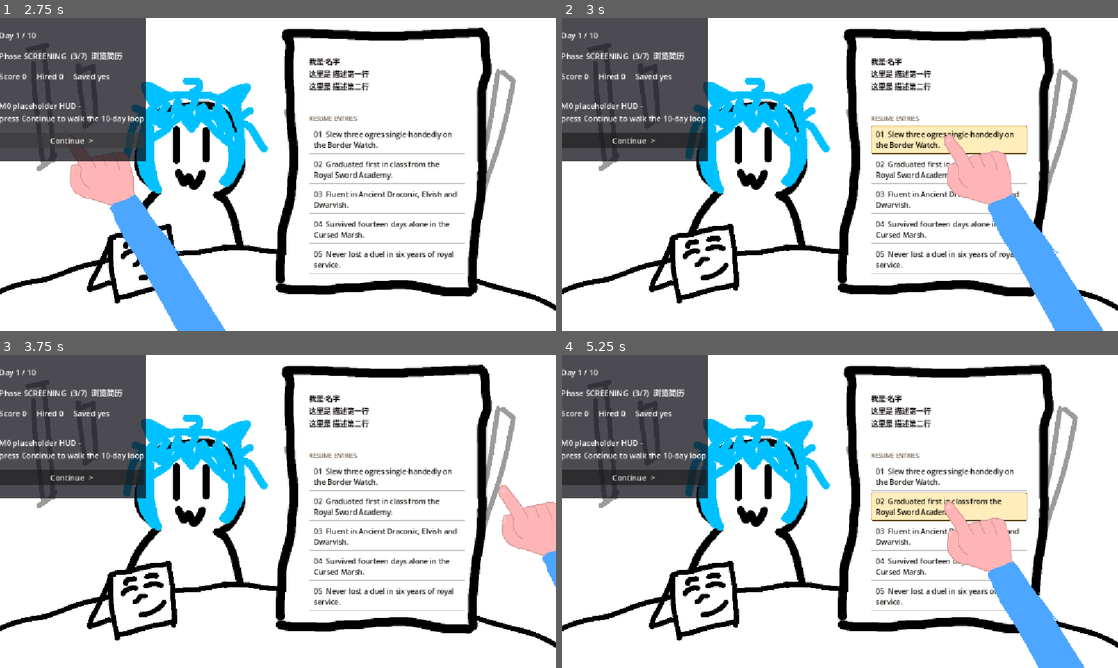
Above: before the commit, frames 1-4 (two rows, left to right).
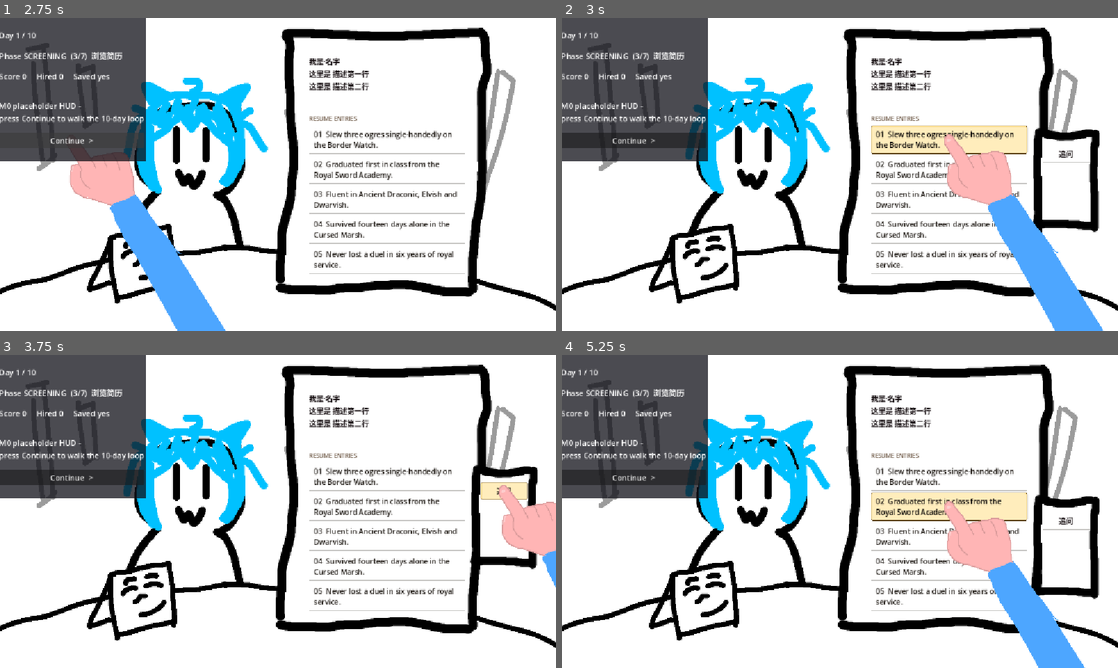
Above: after the commit, the same moments.

Repository: Dilute-l/projectYuusha
Game: Godot game, scene res://scenes/menu/main_menu.tscn
The game is run twice, just before and just after one commit, with the same random seed, the same clock (stepped at 60 frames per second) and the same inputs.
Inputs (mouse positions are in pixels of both pictures, inside the frame that each line leads up to):
- Up to frame 1 (2.75 s): click (144, 146) at 0.5 s; click "Continue >" at 1.25 s; click "Continue >" at 2 s
- Up to frame 2 (3 s): click "01 Slew three ogres single-ha…" at 2.75 s
- Up to frame 3 (3.75 s): click (505, 489) at 3.5 s, where only the run after the commit has a clickable "追问"
- Up to frame 4 (5.25 s): click "01 Slew three ogres single-ha…" at 4.25 s; click "02 Graduated first in class f…" at 5 s

Frame 1 is identical in both runs. In frame 2, 1.8% of the frame differs, in the area x 84-97%, y 35-69%; in frame 3, 1.7%; in frame 4, 1.5%.

Commit message:
简历追问菜单

Diff:
--- a/scenes/day/interview/resume/resume.gd
+++ b/scenes/day/interview/resume/resume.gd
@@ -50,15 +50,30 @@
 @onready var _info_label: Label = $Paper/Rows/HeaderInfo
 @onready var _caption_label: Label = $Paper/Rows/EntriesCaption
 @onready var _token_list: VBoxContainer = $Paper/Rows/TokenList
+@onready var _token_menu: ResumeTokenMenu = $TokenMenu
 
 
 func _ready() -> void:
+	# interview.gd 会按阶段把本节点整块显隐（_apply_phase_visuals）。
+	# 父节点隐藏时子节点只是不画，菜单自己的 visible 还是 true —— 再回到招人阶段就会「诈尸」。
+	# 所以本节点一被藏起来就顺手把菜单收掉。
+	if not visibility_changed.is_connected(_on_visibility_changed):
+		visibility_changed.connect(_on_visibility_changed)
 	_apply_placeholder()
+
+
+func _on_visibility_changed() -> void:
+	if not is_visible_in_tree() and _token_menu != null:
+		_token_menu.close()
 
 
 ## 铺一整份简历。M1 接上候选人数据后由调用方拿 candidate.resume 喂进来。
 ## descriptions 里每一条 = 一条 ResumeEntry.description（§3.2）。
 func set_entries(descriptions: Array) -> void:
+	# 换一批词条时先把菜单收起来：它正锚着的那条可能马上就被隐藏/换内容了
+	if _token_menu != null:
+		_token_menu.close()
+
 	# 场景里预摆了 5 个 ResumeToken 实例：编辑器一打开就能看到真实版面。
 	# 数据条数和预摆数对不上时按数据走 —— 多的现场新建，富余的隐藏，
 	# 所以「若干项」都能撑住，不用改场景。
@@ -73,6 +88,7 @@
 			token.name = "ResumeToken%d" % (i + 1)
 			_token_list.add_child(token)
 		token.set_entry(i, String(descriptions[i]))
+		_connect_token(token)
 
 	for i in range(descriptions.size(), placed.size()):
 		(placed[i] as Control).visible = false
@@ -84,6 +100,38 @@
 	_info_label.text = text
 
 
+# ---- 词条菜单 ---------------------------------------------------------------
+
+
+## 每条词条都要接上 —— 新现场 instantiate() 出来的那些也要，所以放在 set_entries 里逐条接。
+func _connect_token(token: ResumeToken) -> void:
+	if not token.selected.is_connected(_on_token_selected):
+		token.selected.connect(_on_token_selected)
+
+
+## 点了某一条词条 → 在它旁边弹出菜单（§6.2 的第一步）。
+## 菜单里目前只有一个不接后续的「追问」，见 resume_token_menu.gd。
+func _on_token_selected(entry_index: int) -> void:
+	var token := _token_list.get_child(entry_index) as Control
+	if token == null or not token.visible:
+		return
+	_token_menu.open_for(token, entry_index)
+
+
+## 菜单开着的时候：点菜单外面 = 收起，Esc = 收起。
+## 这里**故意不吃掉鼠标事件** —— 点到别的词条上时那条词条还得正常收到 pressed，
+## 于是菜单会顺势挪到新词条旁边，这正是想要的手感。
+func _input(event: InputEvent) -> void:
+	if _token_menu == null or not _token_menu.is_open():
+		return
+	if event is InputEventMouseButton and event.pressed:
+		if not _token_menu.get_global_rect().has_point(event.position):
+			_token_menu.close()
+	elif event.is_action_pressed("ui_cancel"):
+		_token_menu.close()
+		get_viewport().set_input_as_handled()
+
+
 # ---- 占位数据 ---------------------------------------------------------------
 
 func _apply_placeholder() -> void:
--- a/scenes/day/interview/resume/resume.tscn
+++ b/scenes/day/interview/resume/resume.tscn
@@ -3,6 +3,7 @@
 [ext_resource type="Script" uid="uid://7phbtsuitjkn" path="res://scenes/day/interview/resume/resume.gd" id="1_w6vme"]
 [ext_resource type="Texture2D" uid="uid://dhmx2jff8wa2f" path="res://assets/art/interview/resume_page_phd.png" id="2_vnthk"]
 [ext_resource type="PackedScene" uid="uid://c30g1ll4c2ch5" path="res://scenes/day/interview/resume/resume_token.tscn" id="3_yu2w1"]
+[ext_resource type="PackedScene" path="res://scenes/day/interview/resume/resume_token_menu.tscn" id="4_menu"]
 
 [node name="Resume" type="Control" unique_id=429165533]
 layout_mode = 3
@@ -73,3 +74,9 @@
 [node name="ResumeToken5" parent="Paper/Rows/TokenList" unique_id=793925309 instance=ExtResource("3_yu2w1")]
 layout_mode = 2
 text = "05  Never lost a duel in six years of royal service."
+
+[node name="TokenMenu" parent="." instance=ExtResource("4_menu")]
+visible = false
+layout_mode = 0
+offset_right = 145.0
+offset_bottom = 223.0
--- /dev/null
+++ b/scenes/day/interview/resume/resume_token_menu.gd
@@ -0,0 +1,101 @@
+class_name ResumeTokenMenu
+extends Control
+
+## 点开某一条简历词条后弹出的小菜单（ARCHITECTURE.md §4 / §6.2）。
+##
+## 现在里面**只有一个「追问」按钮**，而且这个按钮点了没有任何后续 ——
+## §6.2 的「先给 question、再展开 answer」留到 M2。这里沿用和 resume_token 一样的
+## 做法：把 ask_requested 信号按架构预留好并照常 emit，但 resume.gd 目前不订阅它，
+## 所以「点追问 = 什么都不发生」是当前阶段的既定行为，不是漏了。
+##
+## ── 画布适配 ─────────────────────────────────────────────────────────────
+## 1) 面板**按纹理原生尺寸摆，不拉伸**。手绘边框拉变形会很难看；窗口缩放这件事
+##    由 project.godot 的 stretch/mode=canvas_items 统一负责，不需要在这里再缩一遍。
+## 2) 位置不是写死的：open_for() 现算词条的 global rect 再摆；
+##    aspect=expand 下画布会随窗口比例变大变小，所以还监听 viewport 的 size_changed
+##    重算一次 —— 先贴右边，右边放不下翻到左边，最后整体夹进画布，任何尺寸都不被切掉。
+
+## 「追问」被点击。M2 接追问流程时由 resume.gd 订阅。
+signal ask_requested(entry_index: int)
+
+## 面板纹理的原生尺寸。换图要连下面 CONTENT_* 四个常量一起重新对
+## （_ready() 里对不上会 push_warning）。
+const PANEL_SIZE := Vector2(145.0, 223.0)
+
+## 纹理里那块**可用白区**相对面板左上角的内边距。
+## 数值是照着 resume_token_menu_phd.png 量的：手绘黑边内沿约 x24~123、y35~193，
+## 顶上 y<35 还有一块装饰，所以上边距留得比另外三边大。
+const CONTENT_LEFT := 26.0
+const CONTENT_TOP := 40.0
+const CONTENT_RIGHT := 22.0
+const CONTENT_BOTTOM := 33.0
+
+## 菜单和词条之间留的缝
+const GAP := 6.0
+
+## 当前菜单挂在哪一条词条上（从 0 开始），跟着 ask_requested 一起抛出去
+var entry_index: int = 0
+
+## 画布尺寸变化后要照它重算位置；没打开时为 null
+var _anchor: Control = null
+
+@onready var _panel: TextureRect = $Panel
+@onready var _ask_button: Button = $Options/OptionList/AskButton
+
+
+func _ready() -> void:
+	size = PANEL_SIZE
+	visible = false
+	if not _ask_button.pressed.is_connected(_on_ask_pressed):
+		_ask_button.pressed.connect(_on_ask_pressed)
+	# 画布尺寸变化（aspect=expand 下窗口比例一变画布就会变大）后重新摆一次
+	var vp := get_viewport()
+	if vp != null and not vp.size_changed.is_connected(_reposition):
+		vp.size_changed.connect(_reposition)
+
+	# 换图了却忘了改 CONTENT_* 的话，按钮就会压到手绘边框上 —— 这里提前喊一声
+	var tex := _panel.texture if _panel != null else null
+	if tex != null and tex.get_size() != PANEL_SIZE:
+		push_warning("[ResumeTokenMenu] 面板纹理实际尺寸是 %s，与 PANEL_SIZE %s 对不上；内边距要重新量" % [
+			tex.get_size(), PANEL_SIZE])
+
+
+## 打开菜单并摆到 anchor（被点的那条词条）旁边
+func open_for(anchor: Control, index: int) -> void:
+	_anchor = anchor
+	entry_index = index
+	visible = true
+	_reposition()
+
+
+func close() -> void:
+	visible = false
+	_anchor = null
+
+
+func is_open() -> bool:
+	return visible
+
+
+## 摆位规则：默认贴在词条右边、与词条顶对齐；
+## 右边放不下就翻到词条左边；最后整体夹进当前画布。
+func _reposition() -> void:
+	if not visible or _anchor == null or not is_instance_valid(_anchor):
+		return
+	# 面板永远按原生像素摆 —— 窗口缩放由 canvas_items 拉伸统一负责
+	size = PANEL_SIZE
+
+	var canvas := get_viewport_rect().size
+	var anchor_rect := _anchor.get_global_rect()
+
+	var pos := Vector2(anchor_rect.end.x + GAP, anchor_rect.position.y)
+	if pos.x + size.x > canvas.x:
+		pos.x = anchor_rect.position.x - GAP - size.x
+	pos.x = clampf(pos.x, 0.0, maxf(0.0, canvas.x - size.x))
+	pos.y = clampf(pos.y, 0.0, maxf(0.0, canvas.y - size.y))
+	global_position = pos
+
+
+func _on_ask_pressed() -> void:
+	# 现在没有任何订阅者 → 一次空操作，菜单也不会自己关掉。M2 再说。
+	ask_requested.emit(entry_index)
--- /dev/null
+++ b/scenes/day/interview/resume/resume_token_menu.tscn
@@ -0,0 +1,55 @@
+[gd_scene format=3]
+
+[ext_resource type="Script" path="res://scenes/day/interview/resume/resume_token_menu.gd" id="1_menu"]
+[ext_resource type="Texture2D" path="res://assets/art/interview/resume_token_menu_phd.png" id="2_panel"]
+[ext_resource type="StyleBox" path="res://ui/styles/resume_token_normal.tres" id="3_norm"]
+[ext_resource type="StyleBox" path="res://ui/styles/resume_token_hover.tres" id="4_hover"]
+
+[node name="ResumeTokenMenu" type="Control"]
+custom_minimum_size = Vector2(145, 223)
+anchors_preset = 0
+offset_right = 145.0
+offset_bottom = 223.0
+script = ExtResource("1_menu")
+
+[node name="Panel" type="TextureRect" parent="."]
+layout_mode = 1
+anchors_preset = 15
+anchor_right = 1.0
+anchor_bottom = 1.0
+grow_horizontal = 2
+grow_vertical = 2
+mouse_filter = 2
+texture = ExtResource("2_panel")
+
+[node name="Options" type="MarginContainer" parent="."]
+layout_mode = 1
+anchors_preset = 15
+anchor_right = 1.0
+anchor_bottom = 1.0
+grow_horizontal = 2
+grow_vertical = 2
+mouse_filter = 2
+theme_override_constants/margin_left = 26
+theme_override_constants/margin_top = 40
+theme_override_constants/margin_right = 22
+theme_override_constants/margin_bottom = 33
+
+[node name="OptionList" type="VBoxContainer" parent="Options"]
+layout_mode = 2
+mouse_filter = 2
+theme_override_constants/separation = 4
+
+[node name="AskButton" type="Button" parent="Options/OptionList"]
+custom_minimum_size = Vector2(0, 30)
+layout_mode = 2
+focus_mode = 0
+mouse_default_cursor_shape = 2
+theme_override_colors/font_color = Color(0.09, 0.06, 0.07, 1)
+theme_override_colors/font_pressed_color = Color(0.09, 0.06, 0.07, 1)
+theme_override_colors/font_hover_color = Color(0.05, 0.04, 0.03, 1)
+theme_override_font_sizes/font_size = 15
+theme_override_styles/normal = ExtResource("3_norm")
+theme_override_styles/pressed = ExtResource("3_norm")
+theme_override_styles/hover = ExtResource("4_hover")
+text = "追问"
--- /dev/null
+++ b/tools/smoke_resume_menu.gd
@@ -0,0 +1,198 @@
+extends Node
+
+## resume / resume_token_menu 自检（不需要编辑器，也不需要打开场景）。
+##
+## 用法：
+##   & "<Godot_console.exe>" --headless --path <项目根> res://tools/smoke_resume_menu.tscn
+##   全绿退出码 0；有失败项退出码 1。
+##
+## 为什么套一层 SubViewport：headless 下窗口是 1152x1152，--resolution 不生效，
+## 直接挂在 root 上就测不到真实画布。放进一个尺寸可控的 SubViewport 里，
+## 既能复现游戏真正的 1152x648，也能随手改尺寸来验「画布大小变化时的适配」，
+## 而且结果与显示器/窗口无关，跑多少次都一样。
+
+const RESUME_SCENE := preload("res://scenes/day/interview/resume/resume.tscn")
+
+## 游戏的实际画布（project.godot 的 canvas_items 拉伸基准）
+const GAME_CANVAS := Vector2i(1152, 648)
+
+## 先按真实画布跑，再放大画布验重排
+const TALL_CANVAS := Vector2i(1152, 900)
+const WIDE_CANVAS := Vector2i(1600, 900)
+
+var _failures: Array[String] = []
+var _checks: int = 0
+var _canvas := Vector2.ZERO
+
+
+func _ready() -> void:
+	# 等 root 把子节点装配完再往里加 —— _ready() 里直接 add_child 会被拒绝
+	await get_tree().process_frame
+	await _run()
+	_report()
+
+
+func _check(ok: bool, what: String) -> void:
+	_checks += 1
+	if not ok:
+		_failures.append(what)
+	print("  [%s] %s" % ["OK  " if ok else "FAIL", what])
+
+
+func _inside(r: Rect2, c: Vector2) -> bool:
+	return r.position.x >= -0.01 and r.position.y >= -0.01 \
+			and r.end.x <= c.x + 0.01 and r.end.y <= c.y + 0.01
+
+
+func _settle() -> void:
+	await get_tree().process_frame
+	await get_tree().process_frame
+
+
+func _run() -> void:
+	var vp := SubViewport.new()
+	vp.size = GAME_CANVAS
+	vp.disable_3d = true
+	get_tree().root.add_child(vp)
+
+	var resume: Control = RESUME_SCENE.instantiate()
+	vp.add_child(resume)
+	await _settle()
+
+	_canvas = resume.get_viewport_rect().size
+	print("[smoke_resume_menu] 画布 = %s" % _canvas)
+	_check(_canvas == Vector2(GAME_CANVAS), "画布是自己设定的 1152x648")
+
+	var menu: ResumeTokenMenu = resume.get_node("TokenMenu")
+	var panel: TextureRect = menu.get_node("Panel")
+	var ask: Button = menu.get_node("Options/OptionList/AskButton")
+	var list: VBoxContainer = resume.get_node("Paper/Rows/TokenList")
+	var t3: Control = list.get_child(2)
+	var t5: Control = list.get_child(4)
+
+	# ---- 结构与素材 ----
+	_check(menu != null, "TokenMenu 存在且是 ResumeTokenMenu")
+	_check(not menu.visible, "菜单默认隐藏")
+	_check(panel.texture != null, "面板纹理已加载")
+	_check(panel.texture.get_size() == ResumeTokenMenu.PANEL_SIZE,
+			"纹理实际尺寸 %s == PANEL_SIZE %s" % [panel.texture.get_size(), ResumeTokenMenu.PANEL_SIZE])
+	_check(ask.text == "追问", "按钮文案是「追问」")
+	_check(list.get_child_count() == 5, "词条仍是 5 条")
+
+	# 顺带如实报一下默认字体能不能画中文 —— assets/fonts 还没接入主字体（§10.5），
+	# 画不出来按钮就是两个方块。这条只提示，不算失败。
+	var missing := ""
+	for ch in ask.text:
+		if not ThemeDB.fallback_font.has_char(ch.unicode_at(0)):
+			missing += ch
+	if missing.is_empty():
+		print("  [note] 默认字体有「%s」的字形，按钮能正常显示" % ask.text)
+	else:
+		print("  [note] ⚠ 默认字体缺字形「%s」—— 按钮会显示成方块，等 assets/fonts 接入中文字体" % missing)
+
+	# ---- 点词条 → 开菜单 ----
+	_check(t3.selected.get_connections().size() > 0, "词条的 selected 已接到 resume.gd")
+	t3.emit_signal("pressed")
+	await _settle()
+
+	_check(menu.visible, "点词条后菜单打开")
+	_check(menu.entry_index == 2, "菜单记住词条序号 = 2")
+	var r := menu.get_global_rect()
+	var a := t3.get_global_rect()
+	_check(is_equal_approx(r.position.x, a.end.x + ResumeTokenMenu.GAP), "默认贴在词条右边")
+	_check(is_equal_approx(r.position.y, a.position.y), "与词条顶对齐")
+	_check(_inside(r, _canvas), "菜单整块落在画布内 %s" % r)
+
+	# ---- 底部夹取：最后一条词条 y=475，475+223 > 648，必须被夹到 425 ----
+	t5.emit_signal("pressed")
+	await _settle()
+	r = menu.get_global_rect()
+	var t5_top: float = t5.get_global_rect().position.y
+	_check(t5_top + ResumeTokenMenu.PANEL_SIZE.y > _canvas.y, "前提成立：最后一条词条放不下整块菜单")
+	_check(is_equal_approx(r.position.y, _canvas.y - ResumeTokenMenu.PANEL_SIZE.y),
+			"底部放不下 → 夹到画布底边（y=%s，期望 %s）" % [r.position.y, _canvas.y - ResumeTokenMenu.PANEL_SIZE.y])
+	_check(_inside(r, _canvas), "夹取后仍在画布内 %s" % r)
+
+	# ---- 画布变大：夹取应自动松开（走的是 size_changed，不是手动重排）----
+	vp.size = TALL_CANVAS
+	await _settle()
+	_canvas = resume.get_viewport_rect().size
+	r = menu.get_global_rect()
+	_check(_canvas == Vector2(TALL_CANVAS), "画布已变成 1152x900（%s）" % _canvas)
+	_check(is_equal_approx(r.position.y, t5_top),
+			"画布变高后菜单自动回到词条顶对齐（y=%s，期望 %s）" % [r.position.y, t5_top])
+	_check(_inside(r, _canvas), "变大后仍完整在画布内 %s" % r)
+
+	# ---- 画布变宽：位置跟着重算，仍然贴边不越界 ----
+	vp.size = WIDE_CANVAS
+	await _settle()
+	_canvas = resume.get_viewport_rect().size
+	r = menu.get_global_rect()
+	_check(_inside(r, _canvas), "变宽后仍完整在画布内 %s" % r)
+
+	# ---- 右侧翻边：右边塞不下时翻到词条左边 ----
+	var far := Control.new()
+	far.size = Vector2(60, 30)
+	vp.add_child(far)
+	far.global_position = Vector2(_canvas.x - 50.0, 100.0)
+	menu.open_for(far, 0)
+	await _settle()
+	r = menu.get_global_rect()
+	_check(is_equal_approx(r.end.x, far.get_global_rect().position.x - ResumeTokenMenu.GAP),
+			"右边放不下 → 翻到词条左边")
+	_check(_inside(r, _canvas), "翻边后仍在画布内 %s" % r)
+
+	# ---- 收起：点外面 / Esc ----
+	t3.emit_signal("pressed")
+	await _settle()
+	_check(menu.visible, "重新打开")
+	var outside := InputEventMouseButton.new()
+	outside.button_index = MOUSE_BUTTON_LEFT
+	outside.pressed = true
+	outside.position = Vector2(5.0, 5.0)
+	resume._input(outside)
+	_check(not menu.visible, "点菜单外面 → 收起")
+
+	t3.emit_signal("pressed")
+	await _settle()
+	var esc := InputEventAction.new()
+	esc.action = &"ui_cancel"
+	esc.pressed = true
+	resume._input(esc)
+	_check(not menu.visible, "Esc → 收起")
+
+	# ---- 「追问」按钮：抛信号，但没有后续 ----
+	t3.emit_signal("pressed")
+	await _settle()
+	_check(menu.ask_requested.get_connections().size() == 0,
+			"ask_requested 目前没有任何订阅者（点了不该有后续）")
+	var seen: Array[int] = []
+	menu.ask_requested.connect(func(i: int) -> void: seen.append(i))
+	ask.emit_signal("pressed")
+	await _settle()
+	_check(seen == [2], "「追问」抛出了 ask_requested(2)")
+	_check(menu.visible, "「追问」不会自己关菜单（暂时没有内容可展开）")
+	_check(t3.visible, "词条没有被动过")
+
+	# ---- 简历整块被显隐时（interview.gd 按阶段控制 Resume.visible）菜单不能诈尸 ----
+	t3.emit_signal("pressed")
+	await _settle()
+	_check(menu.is_open(), "再开一次做显隐测试")
+	resume.visible = false
+	await _settle()
+	_check(not menu.is_open(), "Resume 被隐藏 → 菜单自己收起")
+	resume.visible = true
+	await _settle()
+	_check(not menu.is_open(), "Resume 重新显示 → 菜单不会诈尸")
+
+
+func _report() -> void:
+	print("")
+	if _failures.is_empty():
+		print("[smoke_resume_menu] 全绿：%d 项全部通过" % _checks)
+		get_tree().quit(0)
+	else:
+		print("[smoke_resume_menu] 失败 %d / %d 项：" % [_failures.size(), _checks])
+		for f in _failures:
+			print("  - ", f)
+		get_tree().quit(1)
--- /dev/null
+++ b/tools/smoke_resume_menu.tscn
@@ -0,0 +1,6 @@
+[gd_scene load_steps=2 format=3]
+
+[ext_resource type="Script" path="res://tools/smoke_resume_menu.gd" id="1_smoke"]
+
+[node name="SmokeResumeMenu" type="Node"]
+script = ExtResource("1_smoke")
Binary file added: assets/art/interview/resume_token_menu_phd.png
Not shown, added: assets/art/interview/resume_token_menu_phd.png.import
Not shown, added: scenes/day/interview/resume/resume_token_menu.gd.uid
Not shown, added: tools/smoke_resume_menu.gd.uid
Not shown, changed: ARCHITECTURE.md
